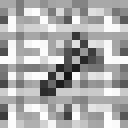
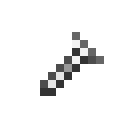
Layered file, before and after one edit (128x128). Changes by layer:
renamed "Copie de rod" to "screw_overlay", showed it, opacity 100% → 50%, painted on it over (x1=48, y1=40, x2=88, y2=88)
renamed "Calque copié #1" to "wood_effect", hid it, opacity 100% → 50% over (x1=0, y1=0, x2=128, y2=128)
